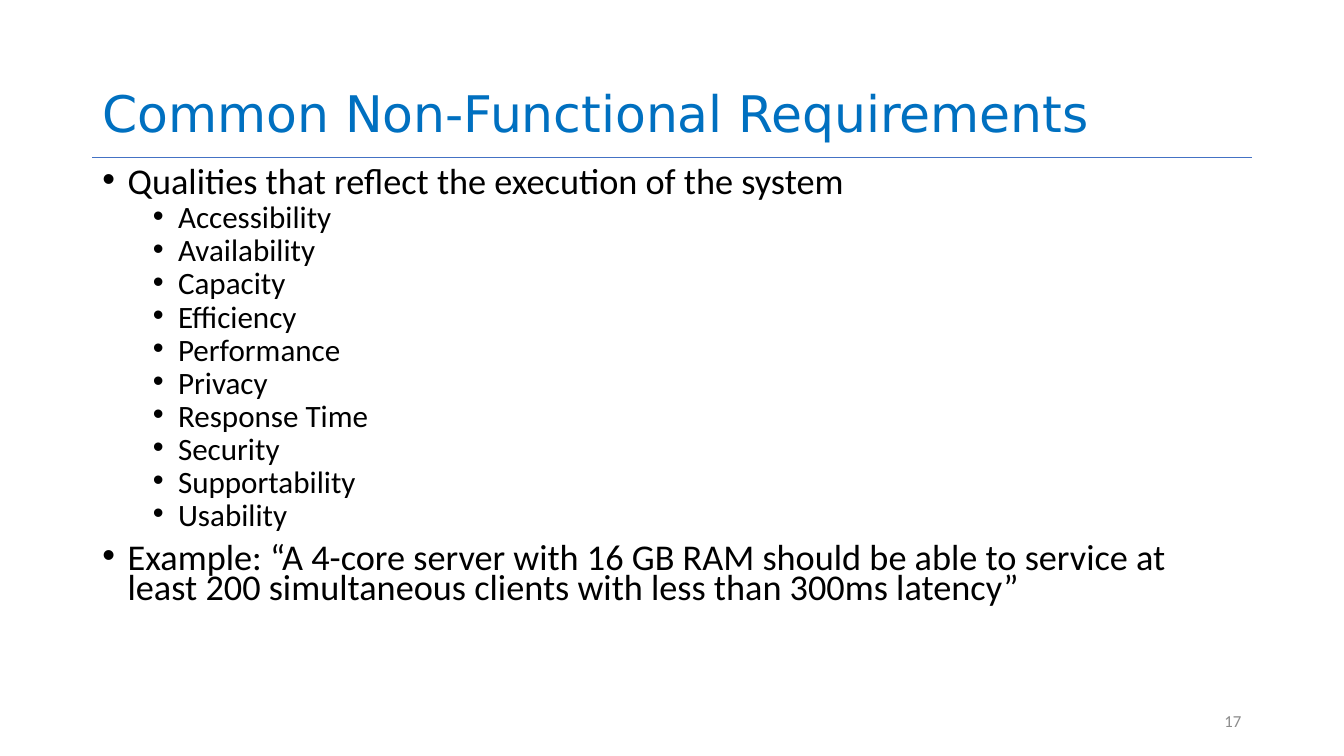
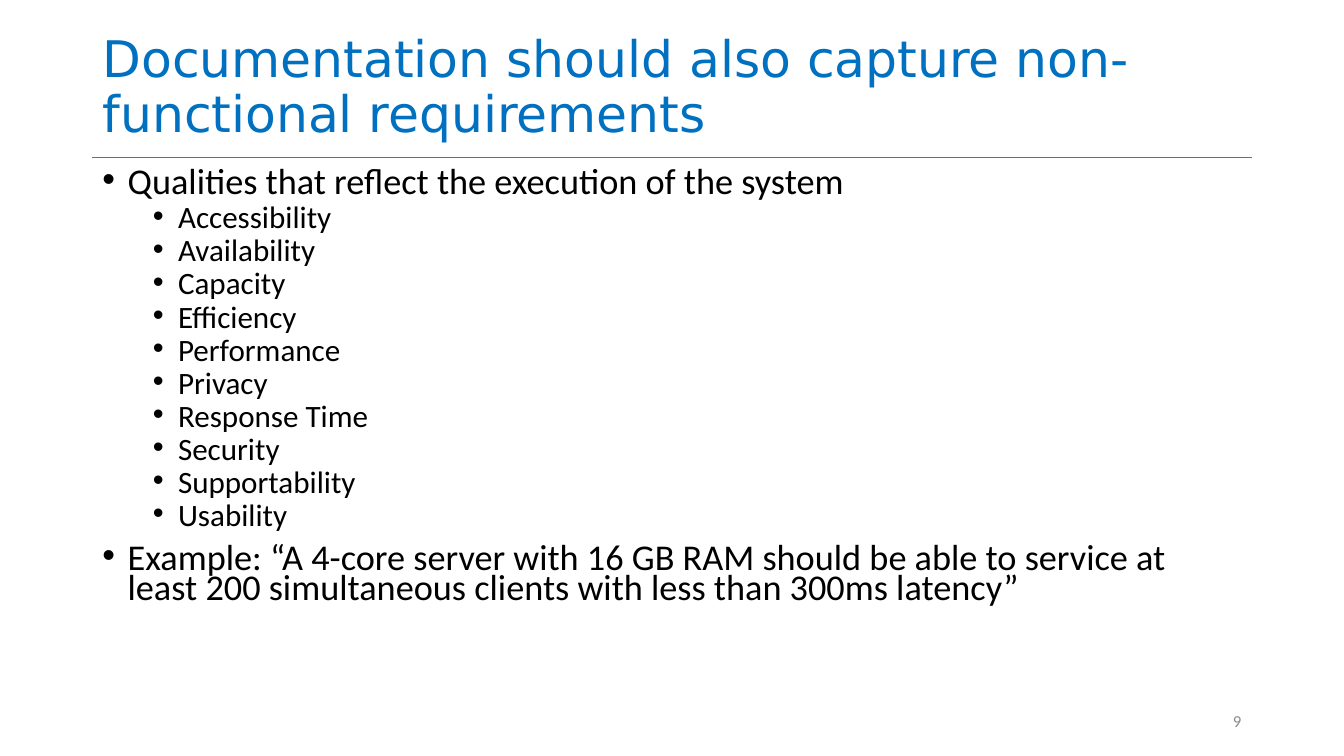
Before and after one commit to neu-se/CS4530-Spring-2022, a slide deck: slide 9 of Slides/Lesson 3.1 Requirements Gathering.pptx (slide 17 before the commit). Drawn at 1344x756 pixels with LibreOffice and Linux fonts; fonts in the diff are those of the drawing. Boxes give left, top, right and bottom in pixels: in the first picture for what was removed or moved away, otherwise in the second. Text is boxed around its words. In the diff, an @@ line names an element or a change of style, - is before the commit and + after.

```diff
--- a/Slides/Lesson 3.1 Requirements Gathering.pptx
+++ b/Slides/Lesson 3.1 Requirements Gathering.pptx
@@ title at box(102, 38, 1129, 143): text changed @@
-Common Non-Functional Requirements
+Documentation should also capture non-functional requirements
@@ page number at box(1233, 716, 1241, 727): text changed @@
-17
+9
```
Also in this commit, not shown: 7 other slides changed, 1 slide added, 1 slide removed.
